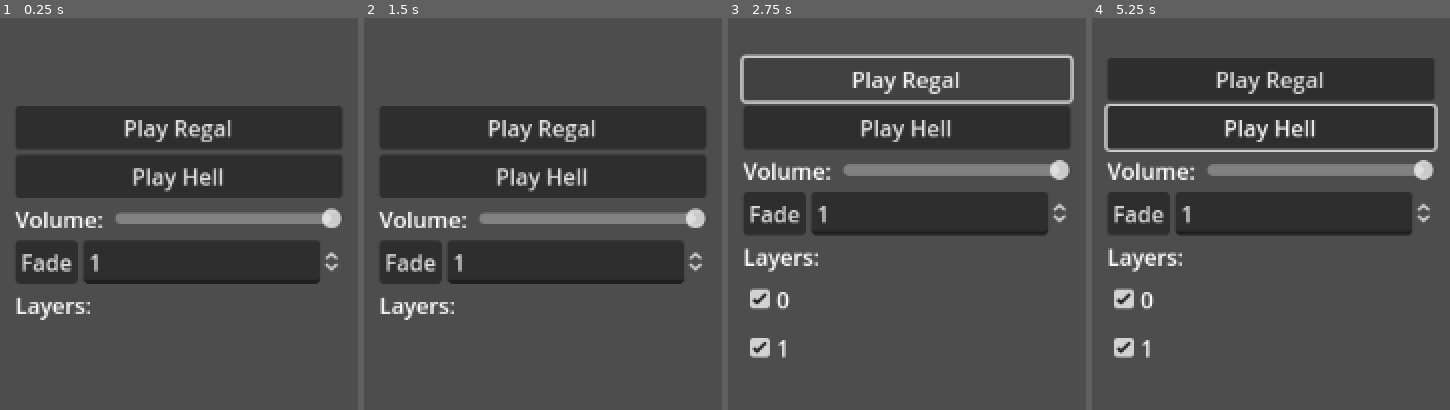
Above: before the commit, frames 1-4 (left to right).
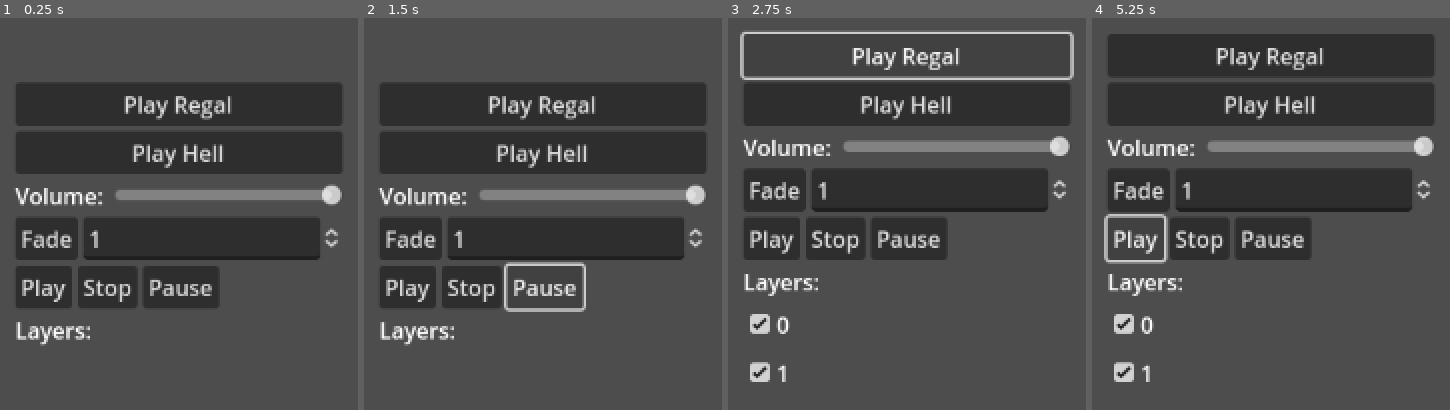
Above: after the commit, the same moments.

Repository: AceOfSpades-JFK/MusicPlayer
Game: Godot game, scene res://demo/demo.tscn
Two runs of this game, one before a commit and one after it. Both use one fixed random seed, a clock stepped at 60 frames per second and the inputs below.
Inputs (mouse positions are in pixels of both pictures, inside the frame that each line leads up to):
- Up to frame 1 (0.25 s): no input
- Up to frame 2 (1.5 s): click (471, 284) at 0.5 s, where only the run after the commit has a clickable "Stop"; click (546, 284) at 1.25 s, where only the run after the commit has a clickable "Pause"
- Up to frame 3 (2.75 s): click "Play Regal" at 2 s
- Up to frame 4 (5.25 s): click "Play Regal" at 2.75 s; click "Play Hell" at 3.5 s; click "Play Hell" at 4.25 s; click (1134, 237) at 5 s, where only the run after the commit has a clickable "Play"

The runs differ from the first frame. In frame 1, 27% of the frame differs, in the area x 3-96%, y 16-84%; in frame 2, 27%; in frame 3, 26%; in frame 4, 29%, in the area x 3-97%, y 4-93%.

Commit message:
play stop pause buttons

Diff:
--- a/demo/demo.tscn
+++ b/demo/demo.tscn
@@ -66,6 +66,21 @@
 step = 0.01
 value = 1.0
 
+[node name="HBoxContainer3" type="HBoxContainer" parent="VBoxContainer"]
+layout_mode = 2
+
+[node name="Play" type="Button" parent="VBoxContainer/HBoxContainer3"]
+layout_mode = 2
+text = "Play"
+
+[node name="Stop" type="Button" parent="VBoxContainer/HBoxContainer3"]
+layout_mode = 2
+text = "Stop"
+
+[node name="Pause" type="Button" parent="VBoxContainer/HBoxContainer3"]
+layout_mode = 2
+text = "Pause"
+
 [node name="Label" type="Label" parent="VBoxContainer"]
 layout_mode = 2
 text = "Layers:"
@@ -75,3 +90,6 @@
 [connection signal="drag_ended" from="VBoxContainer/HBoxContainer/VolumeSlider" to="." method="_on_volume_slider_drag_ended"]
 [connection signal="drag_started" from="VBoxContainer/HBoxContainer/VolumeSlider" to="." method="_on_volume_slider_drag_started"]
 [connection signal="pressed" from="VBoxContainer/HBoxContainer2/Fade" to="." method="_on_fade_pressed"]
+[connection signal="pressed" from="VBoxContainer/HBoxContainer3/Play" to="." method="_on_play_pressed"]
+[connection signal="pressed" from="VBoxContainer/HBoxContainer3/Stop" to="." method="_on_stop_pressed"]
+[connection signal="pressed" from="VBoxContainer/HBoxContainer3/Pause" to="." method="_on_pause_pressed"]
--- a/demo/menu.gd
+++ b/demo/menu.gd
@@ -21,9 +21,7 @@
 	lg.name = "LayerGrid"
 
 	# Load and play the track
-	_music_player.unload_track()
-	_music_player.load_track(track_name, volume_slider.value)
-	_music_player.play()
+	_music_player.load_track(track_name, volume_slider.value, true)
 
 	# Something
 	for i in range(_music_player.get_current_track().get_layer_count()):
@@ -63,3 +61,15 @@
 
 func _on_fade_pressed():
 	$MusicPlayer.get_current_track().fade_volume($VBoxContainer/HBoxContainer2/FadeVolumeSpinBox.value, 1.0)
+
+
+func _on_play_pressed():
+	$MusicPlayer.play()
+
+
+func _on_stop_pressed():
+	$MusicPlayer.stop()
+
+
+func _on_pause_pressed():
+	$MusicPlayer.pause()
--- a/script/music_player.gd
+++ b/script/music_player.gd
@@ -42,8 +42,10 @@
 ### Loads the track with the provided volume and sets it as the current track
 #	trackname: Name of the track to load
 #	volume: How loud the track should be (default is 1.0)
-func load_track(trackname: String, vol: float = 1.0) -> void:
+#	autoplay: Should the track play upon loading (default is false)
+func load_track(trackname: String, vol: float = 1.0, autoplay: bool = false) -> void:
 	if tracklist.has(trackname):
+		unload_track()
 		# Get the track info, create the track node, and add it to the scene tree
 		var ti = tracklist[trackname]
 		var t: Track = Track.new()
@@ -52,8 +54,11 @@
 		t.volume = vol
 		add_child(t)
 		_current_track = t
+		if autoplay:
+			_current_track.play()
 
 
+### Unloads the current track.
 func unload_track() -> void:
 	var t: Track = _get_track("")
 	if t:
@@ -63,12 +68,21 @@
 		t.queue_free()
 
 
+### Plays the current track from the beginning.
 func play() -> void:
 	var t: Track = _get_track("")
 	if t:
 		t.play()
 
 
+### Pauses playback of the current track.
+func pause() -> void:
+	var t: Track = _get_track("")
+	if t:
+		t.pause()
+
+
+### Stops the playback of the current track
 func stop() -> void:
 	var t: Track = _get_track("")
 	if t:
--- a/script/track.gd
+++ b/script/track.gd
@@ -63,6 +63,11 @@
 		c.stop()
 
 
+func pause() -> void:
+	for c: AudioStreamPlayer in get_children():
+		c.stream_paused = !c.stream_paused
+
+
 ### Sets the volume of a layer to the normalized float
 #	layer: Which layer to change the volume
 #	volume: How loud should the current layer be
